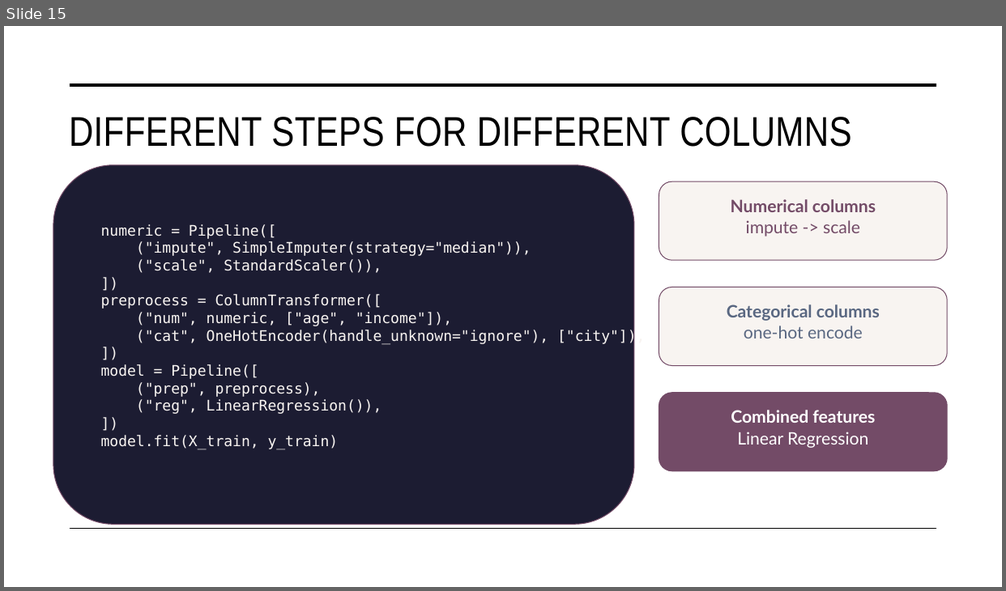
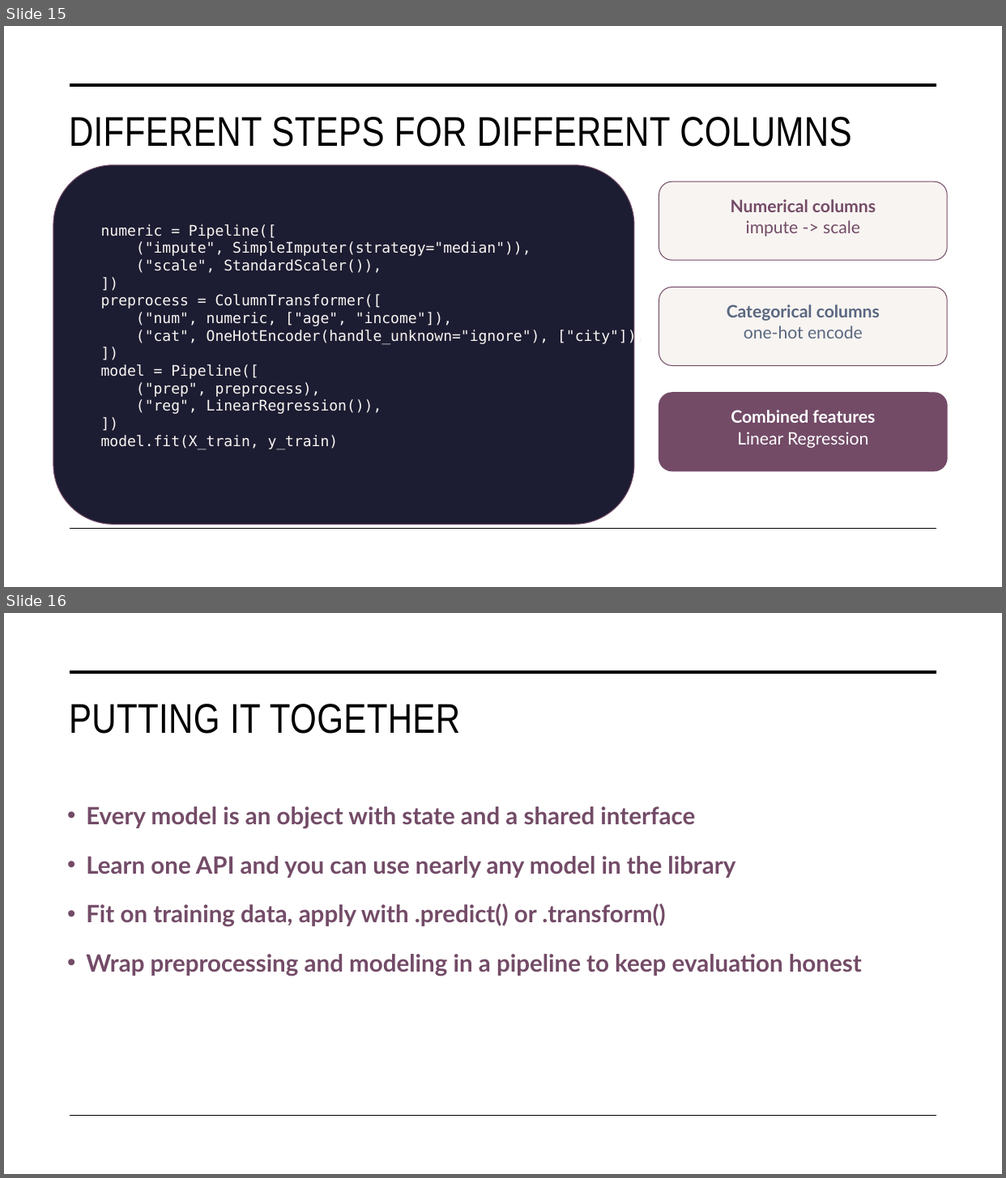
Before and after one commit to STAT-486-Fall-2026/course-content, a slide deck: slides/03-intro-to-sklearn.pptx. Shown one above the other, each under a label of ours: slide 15 before the commit, slides 15 and 16 after it. The pictures are 1006x591 and 1006x1178 pixels, drawn with LibreOffice and Linux fonts; fonts in the diff are those of the drawing. Boxes give left, top, right and bottom in pixels: in the first picture for what was removed or moved away, otherwise in the second. Text is boxed around its words. In the diff, an @@ line names an element or a change of style, - is before the commit and + after.

```diff
--- a/slides/03-intro-to-sklearn.pptx
+++ b/slides/03-intro-to-sklearn.pptx
@@ slide 16 added at box(4, 613, 1002, 1174), background #FFFFFF; not listed: 2 template elements that a slide beside it also shows @@
@@ title added at box(69, 704, 460, 734), 40 pt, text #000000 @@
+PUTTING IT TOGETHER
@@ text added at box(86, 807, 862, 976), 23 pt, text #734B67, bold @@
+• Every model is an object with state and a shared interface
+• Learn one API and you can use nearly any model in the library
+• Fit on training data, apply with .predict() or .transform()
+• Wrap preprocessing and modeling in a pipeline to keep evaluation honest
```
Also in this commit, not shown: 6 slides changed, 1 other slide added, 1 other file.
